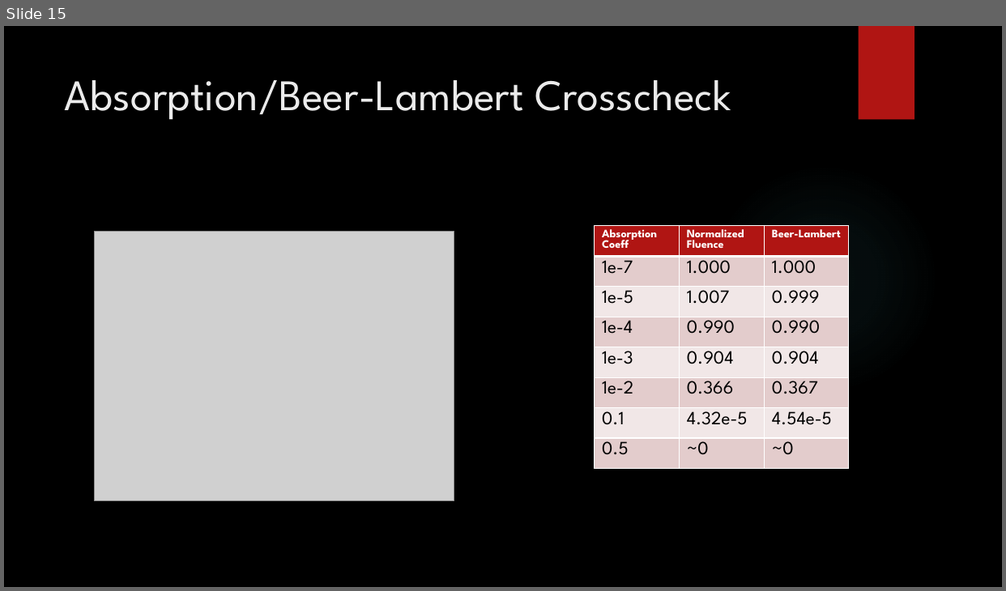
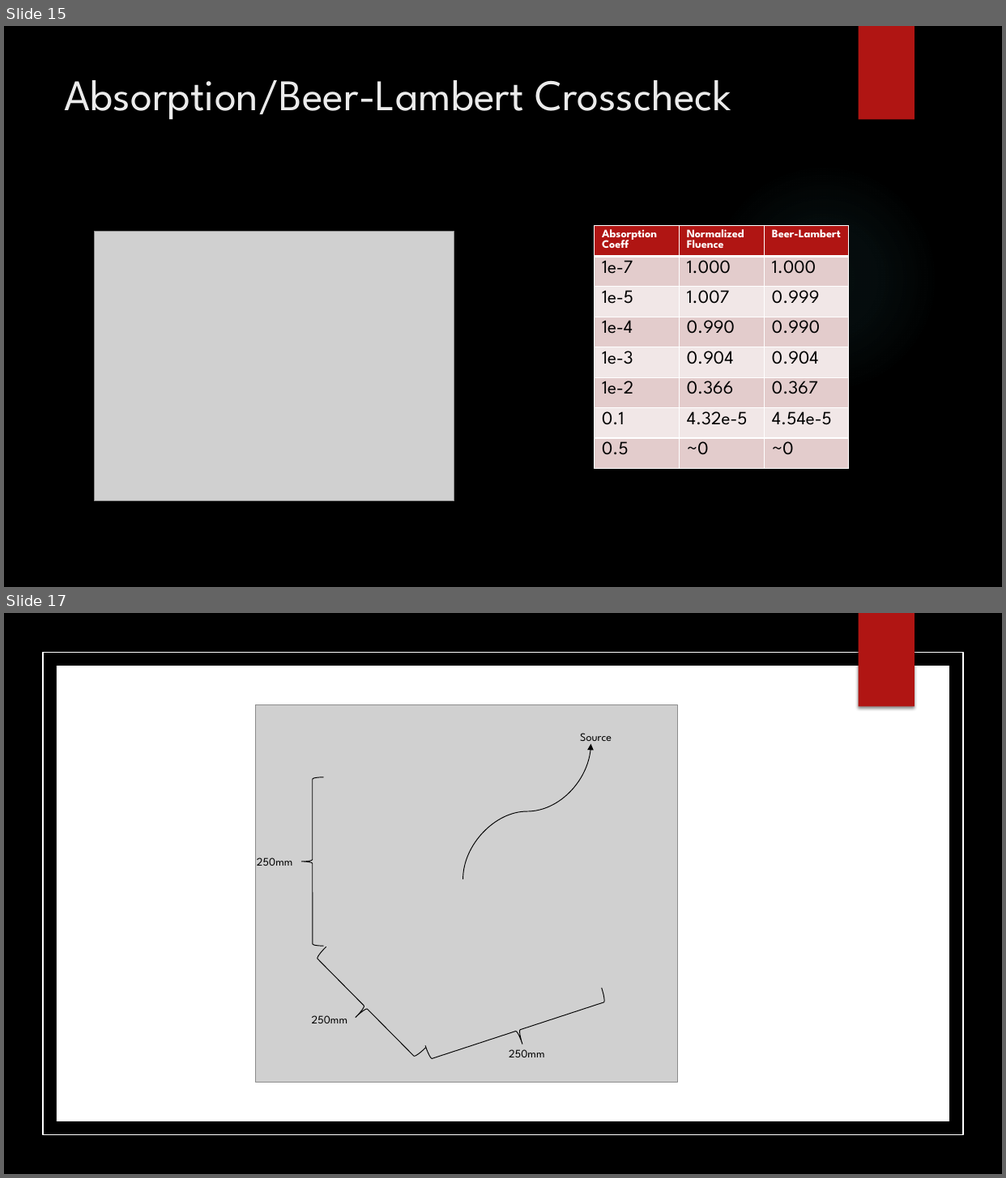
Before and after one commit to KAANVOLKAN05/GPGPU_Research, a slide deck: MonteCarlo/MonteCarloProj/Presentation for West River.pptx. Shown one above the other, each under a label of ours: slide 15 before the commit, slides 15 and 17 after it; the slides between them are not shown. The pictures are 1006x591 and 1006x1178 pixels, drawn with LibreOffice and Linux fonts; fonts in the diff are those of the drawing; grey boxes stand for pictures; background and template pictures are left out. Boxes give left, top, right and bottom in pixels: in the first picture for what was removed or moved away, otherwise in the second. Text is boxed around its words. In the diff, an @@ line names an element or a change of style, - is before the commit and + after.

```diff
--- a/MonteCarlo/MonteCarloProj/Presentation for West River.pptx
+++ b/MonteCarlo/MonteCarloProj/Presentation for West River.pptx
@@ slide 17 added at (x1=4, y1=613, x2=1002, y2=1174), background picture (left out) @@
@@ rectangle added at (x1=4, y1=613, x2=1002, y2=1174), fill #000000 @@
@@ rectangle added at (x1=859, y1=613, x2=914, y2=707), fill #B01513 @@
@@ rectangle added at (x1=43, y1=653, x2=963, y2=1135), outline #FFFFFF 1.5 pt @@
@@ rectangle added at (x1=57, y1=666, x2=949, y2=1122), fill #FFFFFF @@
@@ picture added at (x1=256, y1=705, x2=678, y2=1082) @@
@@ text added at (x1=580, y1=733, x2=612, y2=746), 11 pt, text #000000 @@
+Source
@@ curved arrow added from (463, 879) to (591, 744), #000000 0.75 pt @@
@@ left brace added at (x1=302, y1=777, x2=324, y2=946), outline #000000 0.75 pt @@
@@ text added at (x1=257, y1=858, x2=293, y2=866), 11 pt, text #000000 @@
+250mm
@@ left brace added at (x1=305, y1=947, x2=425, y2=1067), outline #000000 0.75 pt @@
@@ left brace added at (x1=426, y1=988, x2=611, y2=1073), outline #000000 0.75 pt @@
@@ text added at (x1=312, y1=1016, x2=348, y2=1024), 11 pt, text #000000 @@
+250mm
@@ text added at (x1=509, y1=1050, x2=545, y2=1058), 11 pt, text #000000 @@
+250mm
```
Also in this commit, not shown: 2 other slides added, 2 other files.
